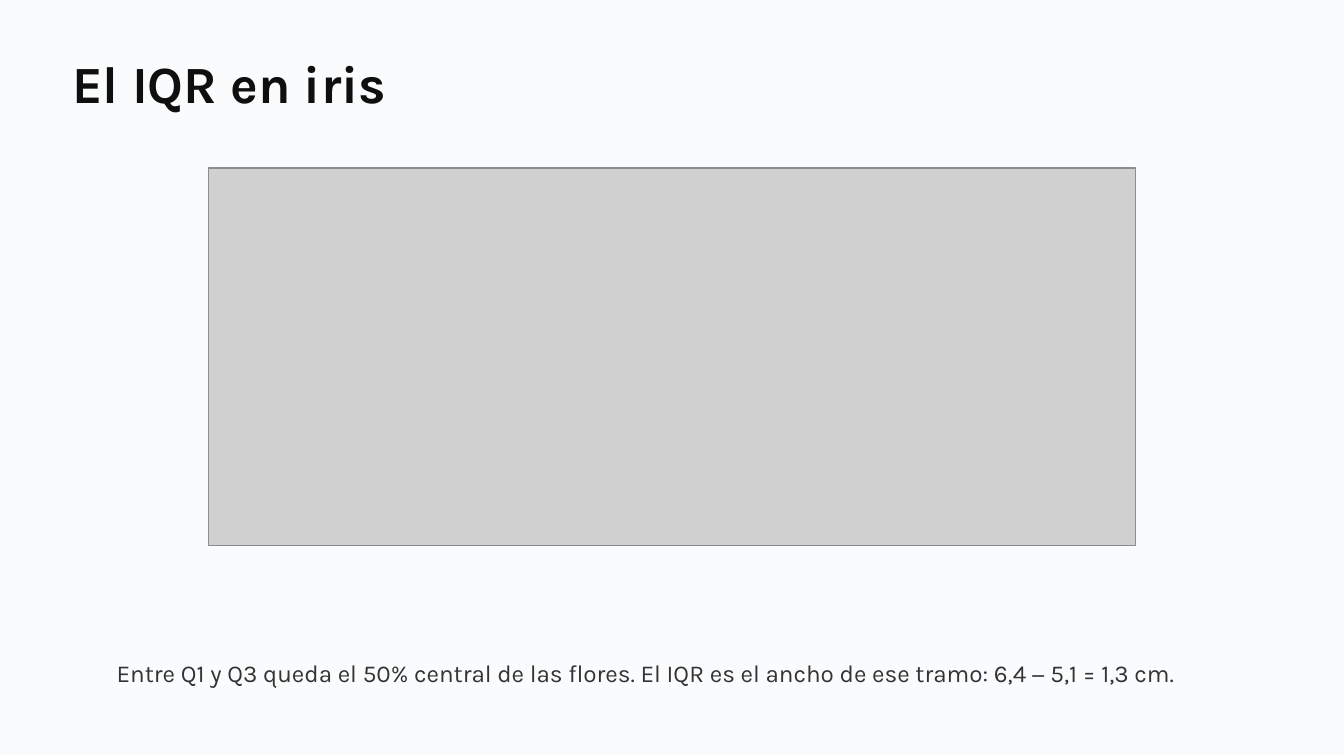
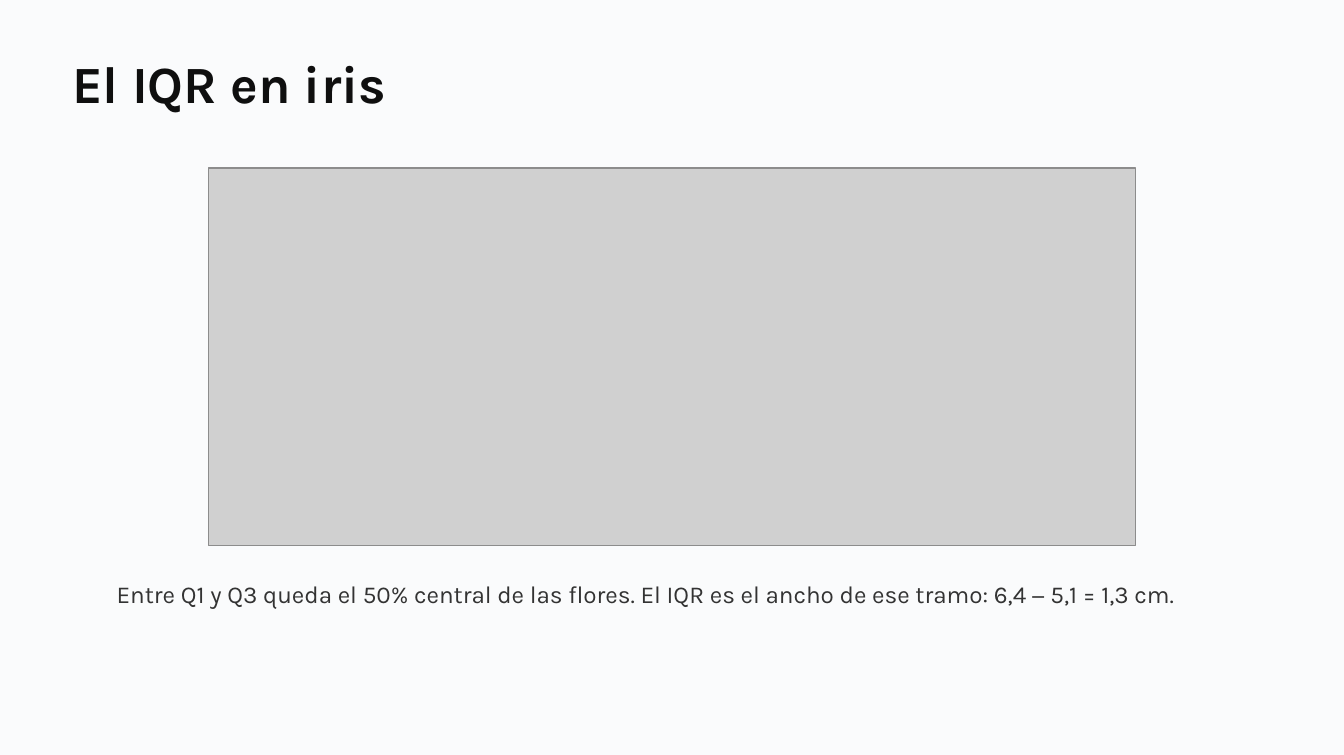
Before and after one commit to daniopitz/cienciadatos, a slide deck: slide 50 of presentaciones/clase03_visualizacion_eda.pptx. Drawn at 1344x755 pixels with LibreOffice and Linux fonts; fonts in the diff are those of the drawing; grey boxes stand for pictures. Boxes give left, top, right and bottom in pixels: in the first picture for what was removed or moved away, otherwise in the second. Text is boxed around its words. In the diff, an @@ line names an element or a change of style, - is before the commit and + after.

```diff
--- a/presentaciones/clase03_visualizacion_eda.pptx
+++ b/presentaciones/clase03_visualizacion_eda.pptx
@@ text "Entre Q1 y Q3 queda ...": place and size @@
-text "Entre Q1 y Q3 queda ..." at (117,665,1173,688)
+text "Entre Q1 y Q3 queda ..." at (117,586,1173,609)
```
Also in this commit, not shown: 11 other slides changed, 1 other file.
